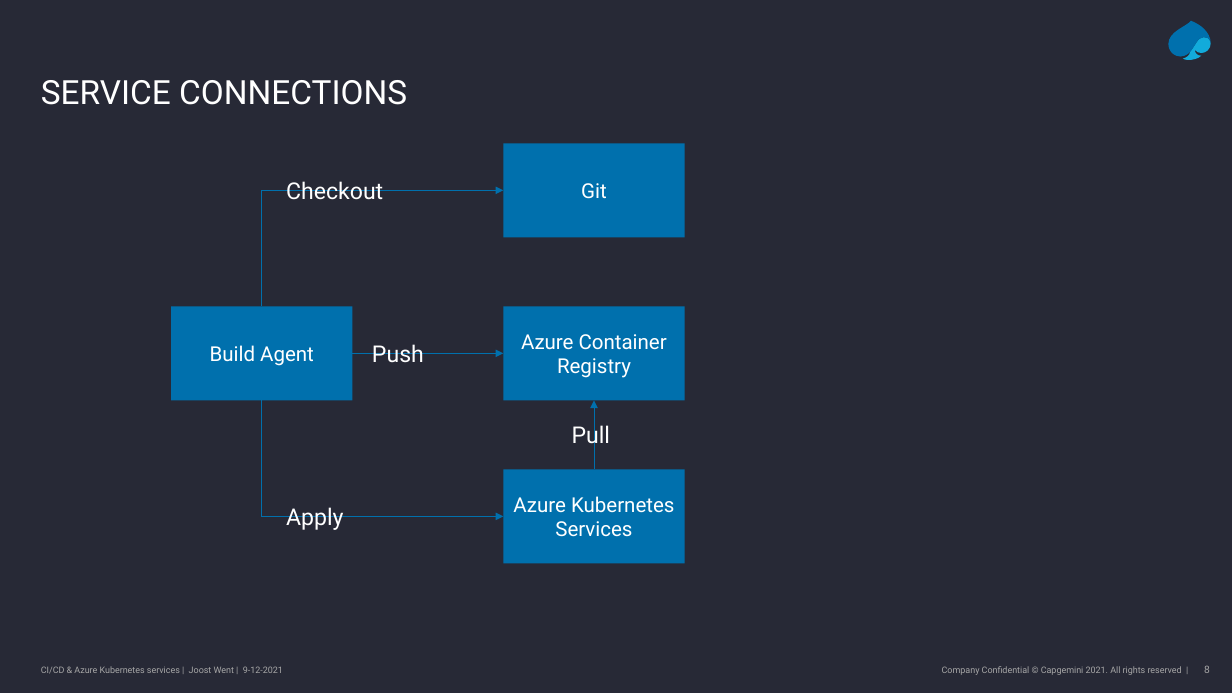
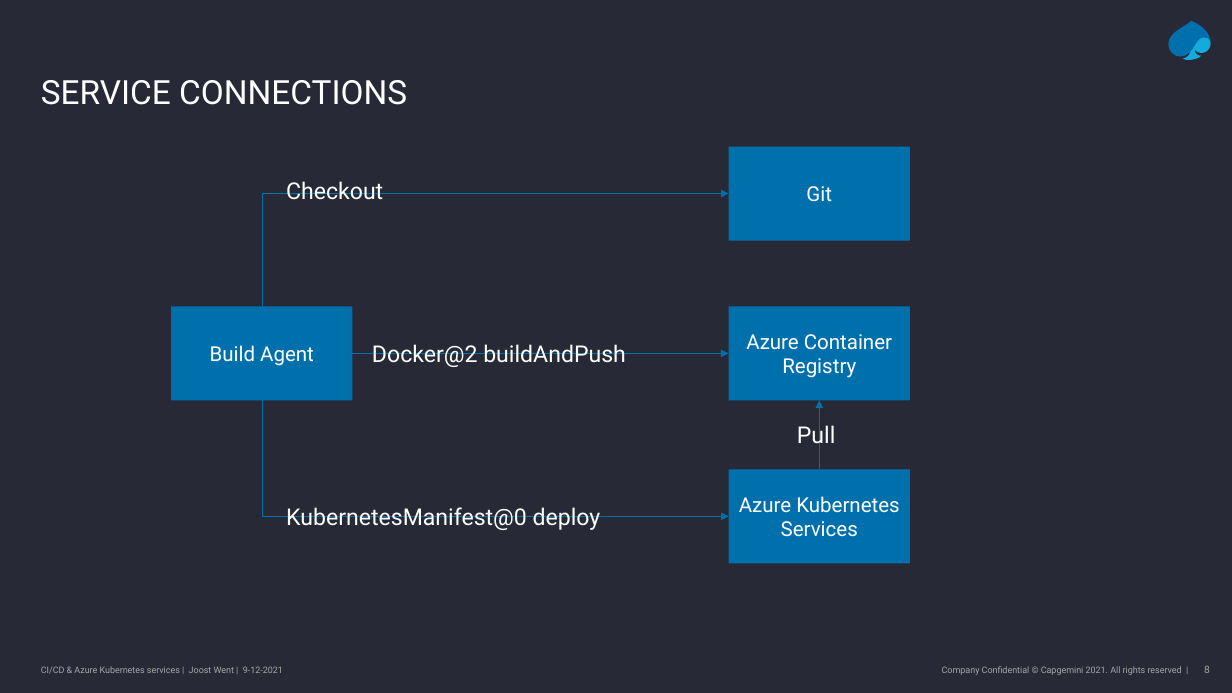
Before and after one commit to joostwent/techtalk-lunch, a slide deck: slide 8 of slides.pptx. Drawn at 1232x693 pixels with LibreOffice and Linux fonts; fonts in the diff are those of the drawing; background and template pictures are left out. Boxes give left, top, right and bottom in pixels: in the first picture for what was removed or moved away, otherwise in the second. Text is boxed around its words. In the diff, an @@ line names an element or a change of style, - is before the commit and + after.

```diff
--- a/slides.pptx
+++ b/slides.pptx
@@ rectangle "Git": place and size @@
-rectangle "Git" at (504,143,685,238)
+rectangle "Git" at (729,147,910,241)
@@ elbow arrow moved from (262, 306) - (504, 190) to (262, 306) - (729, 193) @@
@@ arrow moved from (352, 353) - (504, 353) to (352, 353) - (729, 353) @@
@@ text at (372,344,626,367): text changed @@
-Push
+Docker@2 buildAndPush
@@ elbow arrow moved from (262, 400) - (504, 517) to (262, 400) - (729, 517) @@
@@ 2 rectangles, 1 text, 1 elbow arrow: place and size @@
-2 rectangles, 1 text, 1 elbow arrow at (504,306,685,564)
+2 rectangles, 1 text, 1 elbow arrow at (729,306,910,564)
@@ text at (286,507,601,530): text changed @@
-Apply
+KubernetesManifest@0 deploy
```
Also in this commit, not shown: 3 other slides changed, 3 slides added, 1 slide removed, 2 other files.
